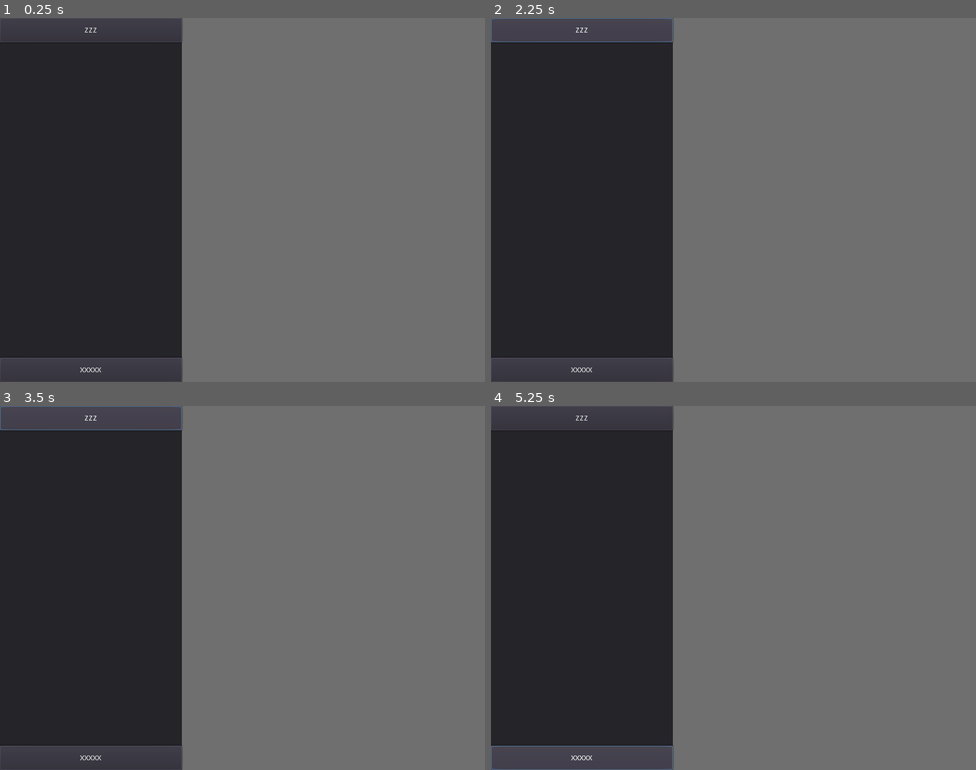
Above: before the commit, frames 1-4 (two rows, left to right).
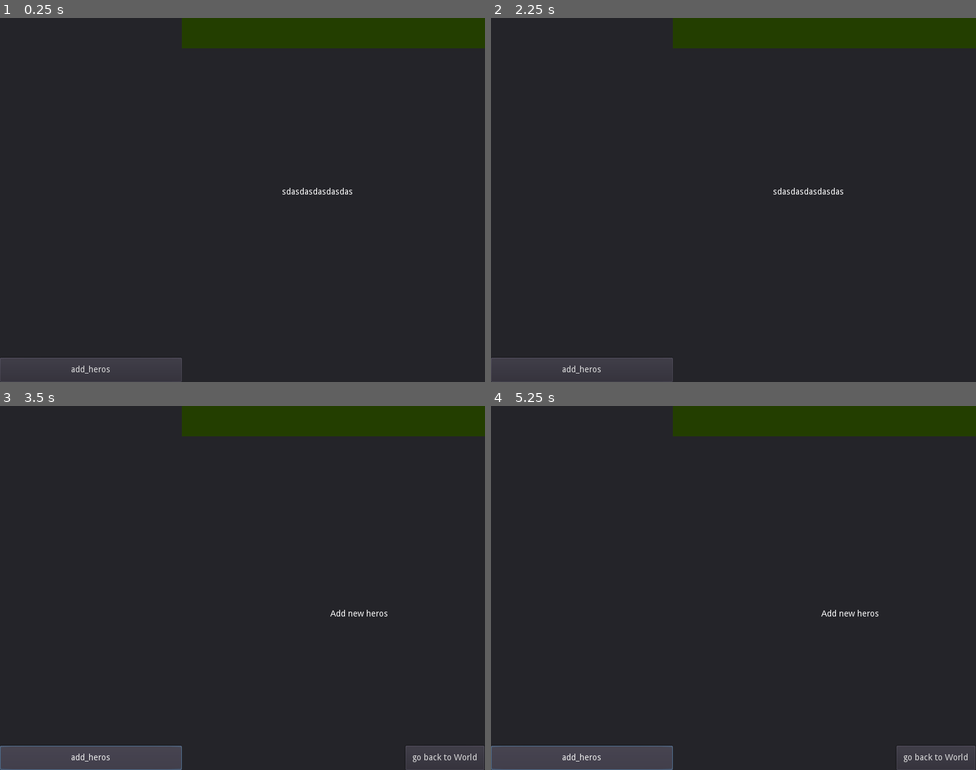
Above: after the commit, the same moments.

Repository: Drakosam/idleguild
Game: Godot game, scene res://main.tscn
The game is run twice, just before and just after one commit, with the same random seed, the same clock (stepped at 60 frames per second) and the same inputs. Before the commit the project has no main scene; this scene is started directly in both runs.
Inputs (mouse positions are in pixels of both pictures, inside the frame that each line leads up to):
- Up to frame 1 (0.25 s): no input
- Up to frame 2 (2.25 s): click "zzz" (after the commit: "add_heros") at 0.5 s; click (583, 371) at 1.25 s, where only the run before the commit has a clickable "xxxxx"; click "zzz" (after the commit: "go back to World") at 2 s
- Up to frame 3 (3.5 s): click "zzz" (after the commit: "add_heros") at 2.75 s
- Up to frame 4 (5.25 s): click (583, 759) at 3.5 s, where only the run before the commit has a clickable "xxxxx"; click "zzz" (after the commit: "add_heros") at 4.25 s; click (583, 759) at 5 s, where only the run before the commit has a clickable "xxxxx"

The runs differ from the first frame. In frame 1, 64% of the frame differs, in the area x 0-100%, y 0-100%; in frame 2, 65%; in frame 3, 65%; in frame 4, 64%.

Commit message:
add arenas

Diff:
--- a/src/main.tscn
+++ b/src/main.tscn
@@ -1,14 +1,43 @@
-[gd_scene format=2]
+[gd_scene load_steps=2 format=2]
+
+[sub_resource type="GDScript" id=1]
+script/source = "extends Node2D
+
+var show_hero_tab = false
+
+func _ready():
+	_show_tab('world')
+
+func _on_add_heros():
+	_show_tab('add_hero')
+
+func _hide_all_tabs():
+	$CanvasLayer/world_map.visible = false
+	$CanvasLayer/new_heros_tab.visible = false
+
+func _show_tab(tab_name):
+	_hide_all_tabs()
+	if(tab_name=='world'):
+		$CanvasLayer/world_map.visible = true
+	elif tab_name == 'add_hero':
+		$CanvasLayer/new_heros_tab.visible = true
+
+func _on_go_back_to_world():
+	_show_tab('world')
+"
 
 [node name="Node2D" type="Node2D"]
+script = SubResource( 1 )
 
 [node name="CanvasLayer" type="CanvasLayer" parent="."]
 
 [node name="ColorRect" type="ColorRect" parent="CanvasLayer"]
 anchor_right = 1.0
 anchor_bottom = 1.0
-margin_left = 1.12244
-margin_right = 1.12244
+margin_left = 3.36731
+margin_top = 2.24492
+margin_right = 3.36731
+margin_bottom = 2.24493
 color = Color( 0.439216, 0.439216, 0.439216, 1 )
 __meta__ = {
 "_edit_use_anchors_": false
@@ -21,17 +50,90 @@
 "_edit_use_anchors_": false
 }
 
-[node name="Button" type="Button" parent="CanvasLayer/Panel"]
+[node name="ColorRect" type="ColorRect" parent="CanvasLayer/Panel"]
 anchor_right = 1.0
-margin_bottom = 40.0
-text = "zzz"
+anchor_bottom = 1.0
+color = Color( 0.521569, 0, 0, 1 )
 __meta__ = {
 "_edit_use_anchors_": false
 }
 
-[node name="Button2" type="Button" parent="CanvasLayer/Panel"]
+[node name="herros_panel" type="Panel" parent="CanvasLayer/Panel"]
+anchor_right = 1.0
+anchor_bottom = 1.0
+
+[node name="Button" type="Button" parent="CanvasLayer/Panel/herros_panel"]
 anchor_top = 1.0
 anchor_right = 1.0
 anchor_bottom = 1.0
 margin_top = -40.0
-text = "xxxxx"
+text = "add_heros"
+__meta__ = {
+"_edit_use_anchors_": false
+}
+
+[node name="world_map" type="Panel" parent="CanvasLayer"]
+visible = false
+anchor_right = 1.0
+anchor_bottom = 1.0
+margin_left = 300.0
+margin_top = 50.0
+__meta__ = {
+"_edit_use_anchors_": false
+}
+
+[node name="Label" type="Label" parent="CanvasLayer/world_map"]
+margin_left = 165.49
+margin_top = 230.225
+margin_right = 343.49
+margin_bottom = 300.225
+custom_colors/font_color = Color( 1, 1, 1, 1 )
+text = "sdasdasdasdasdas"
+__meta__ = {
+"_edit_use_anchors_": false
+}
+
+[node name="new_heros_tab" type="Panel" parent="CanvasLayer"]
+anchor_right = 1.0
+anchor_bottom = 1.0
+margin_left = 300.0
+margin_top = 50.0
+__meta__ = {
+"_edit_use_anchors_": false
+}
+
+[node name="Label" type="Label" parent="CanvasLayer/new_heros_tab"]
+margin_left = 244.697
+margin_top = 286.228
+margin_right = 284.697
+margin_bottom = 300.228
+text = "Add new heros"
+
+[node name="Button" type="Button" parent="CanvasLayer/new_heros_tab"]
+anchor_left = 1.0
+anchor_top = 1.0
+anchor_right = 1.0
+anchor_bottom = 1.0
+margin_left = -130.707
+margin_top = -40.0
+margin_right = -0.707092
+text = "go back to World"
+__meta__ = {
+"_edit_use_anchors_": false
+}
+
+[node name="Panel2" type="Panel" parent="CanvasLayer"]
+anchor_right = 1.0
+margin_left = 300.0
+margin_bottom = 50.0
+__meta__ = {
+"_edit_use_anchors_": false
+}
+
+[node name="ColorRect" type="ColorRect" parent="CanvasLayer/Panel2"]
+anchor_right = 1.0
+anchor_bottom = 1.0
+color = Color( 0.141176, 0.247059, 0, 1 )
+
+[connection signal="button_up" from="CanvasLayer/Panel/herros_panel/Button" to="." method="_on_add_heros"]
+[connection signal="button_up" from="CanvasLayer/new_heros_tab/Button" to="." method="_on_go_back_to_world"]
--- a/src/project.godot
+++ b/src/project.godot
@@ -11,6 +11,7 @@
 [application]
 
 config/name="idleguild"
+run/main_scene="res://main.tscn"
 config/icon="res://icon.png"
 
 [display]
